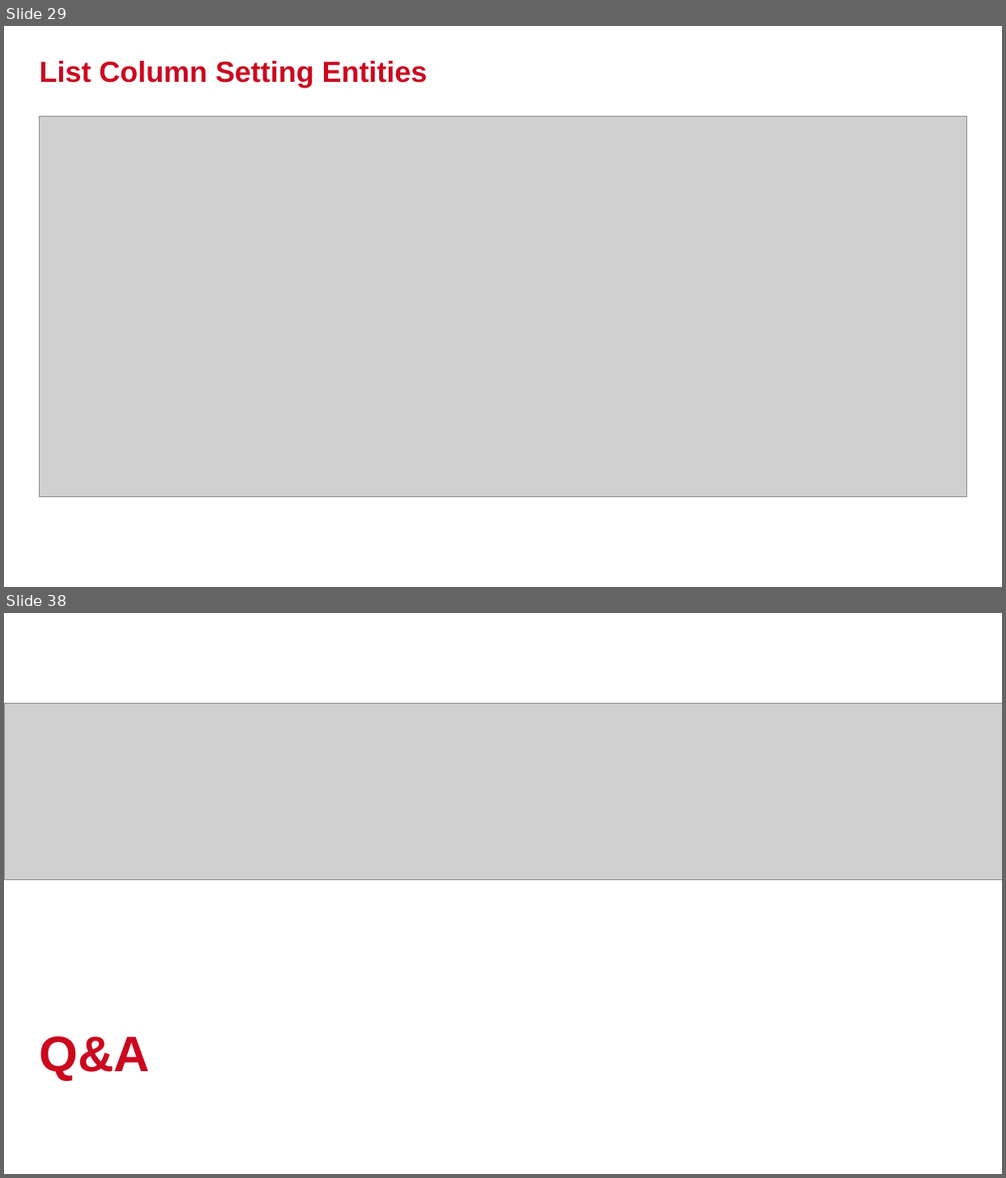
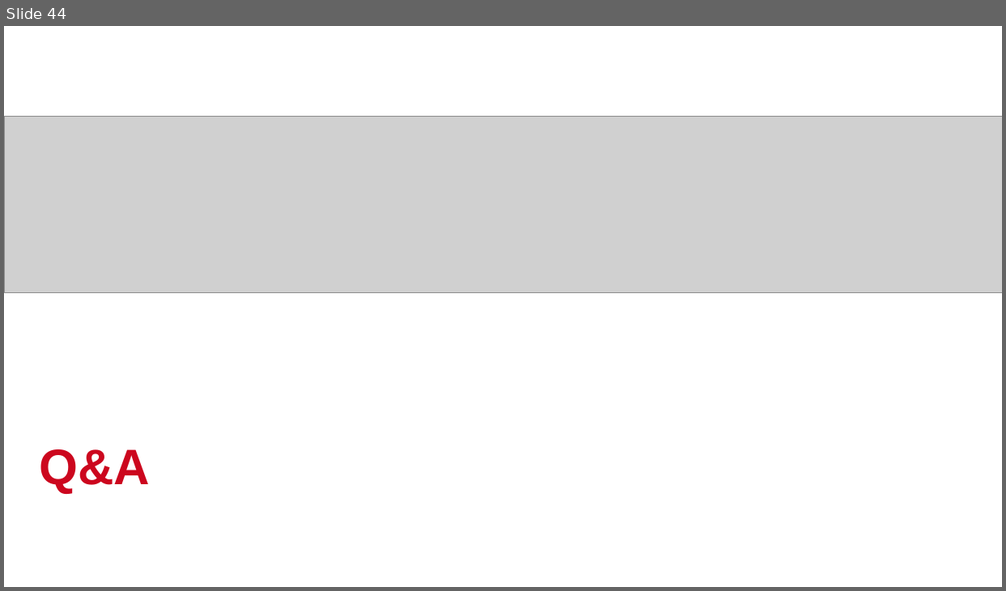
Before and after one commit to DungIT910/ypp4-documents, a slide deck: MicrosoftLists-Presentation.pptx. Shown one above the other, each under a label of ours: slides 29 and 38 before the commit, slide 44 after it; the slides between them are not shown. The pictures are 1006x1178 and 1006x591 pixels, drawn with LibreOffice and Linux fonts; fonts in the diff are those of the drawing; grey boxes stand for pictures; background and template pictures are left out. Boxes give left, top, right and bottom in pixels: in the first picture for what was removed or moved away, otherwise in the second. Text is boxed around its words. In the diff, an @@ line names an element or a change of style, - is before the commit and + after.

```diff
--- a/MicrosoftLists-Presentation.pptx
+++ b/MicrosoftLists-Presentation.pptx
@@ slide 29 removed at box(4, 26, 1002, 587), background #FFFFFF @@
@@ title removed at box(40, 61, 428, 88) @@
-List Column Setting Entities
@@ picture removed at box(40, 116, 966, 497) @@
@@ what was slide 38 is now slide 44 @@
```
Also in this commit, not shown: 11 slides changed, 10 slides added, 7 other slides removed.
